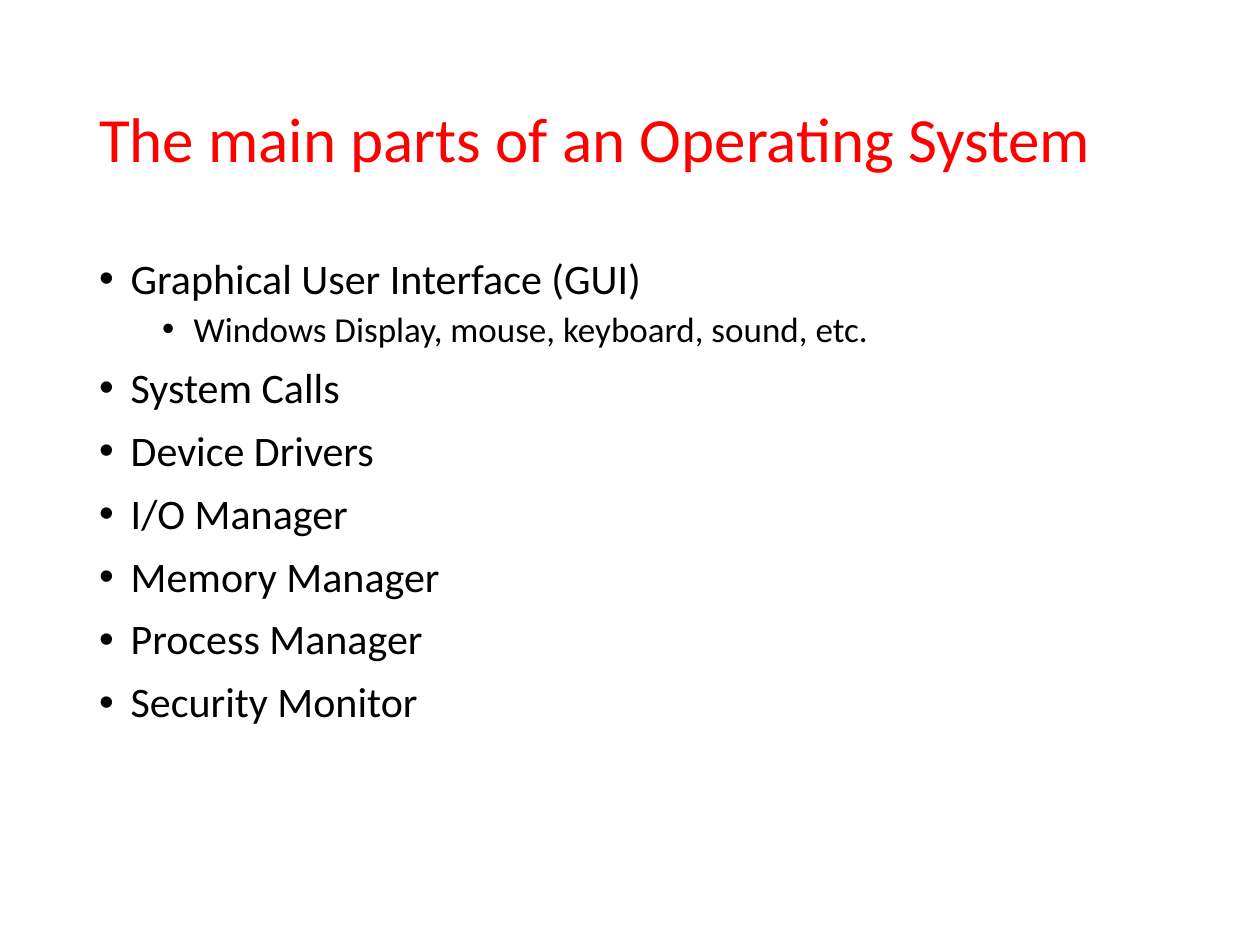
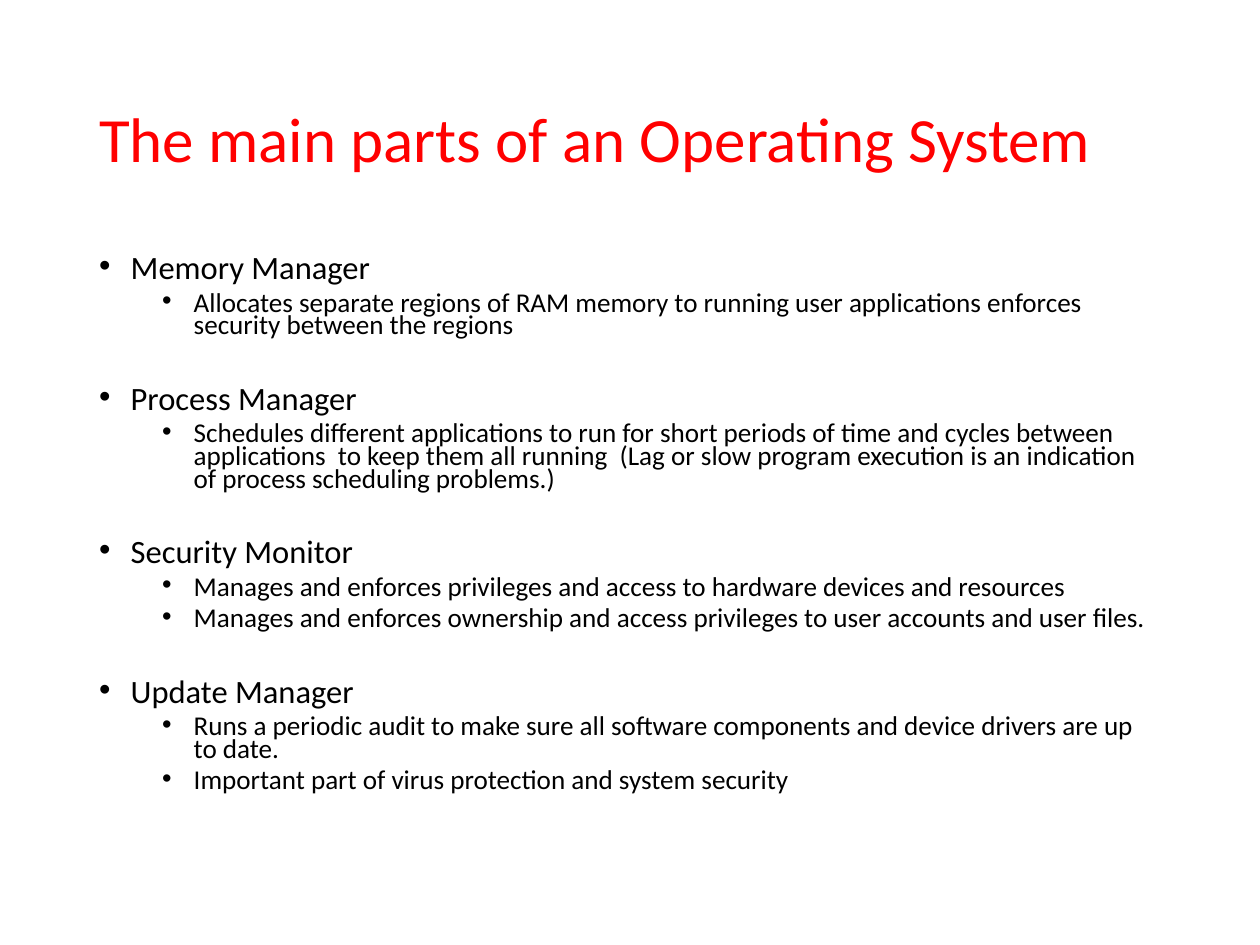
Before and after one commit to Greg5519/ICS2O0, a slide deck: slide 7 of Topic A Understanding Computers/A.6 Lesson - Operating Systems.pptx (slide 6 before the commit). Drawn at 1260x945 pixels with LibreOffice and Linux fonts; fonts in the diff are those of the drawing. Boxes give left, top, right and bottom in pixels: in the first picture for what was removed or moved away, otherwise in the second. Text is boxed around its words. In the diff, an @@ line names an element or a change of style, - is before the commit and + after.

```diff
--- a/Topic A Understanding Computers/A.6 Lesson - Operating Systems.pptx
+++ b/Topic A Understanding Computers/A.6 Lesson - Operating Systems.pptx
@@ text at [131, 263, 868, 537]: paragraphs removed @@
-• Graphical User Interface (GUI)
-  • Windows Display, mouse, keyboard, sound, etc.
-• System Calls
-• Device Drivers
-• I/O Manager
@@ text at [131, 258, 370, 569]: size 24 to 18.6 pt in "Memory Manager", "Process Manager", "Security Monitor"; line spacing 0.9 to 0.7 @@
@@ text at [194, 293, 1081, 339]: paragraph added @@
+  • Allocates separate regions of RAM memory to running user applications enforces security between the regions
@@ text at [194, 423, 1136, 493]: paragraph added @@
+  • Schedules different applications to run for short periods of time and cycles between applications to keep them all running (Lag or slow program execution is an indication of process scheduling problems.)
@@ text at [131, 577, 1144, 794]: paragraphs added @@
+  • Manages and enforces privileges and access to hardware devices and resources
+  • Manages and enforces ownership and access privileges to user accounts and user files.
+• Update Manager
+  • Runs a periodic audit to make sure all software components and device drivers are up to date.
+  • Important part of virus protection and system security
```
Also in this commit, not shown: 1 other slide changed, 1 slide added, 4 other files.
